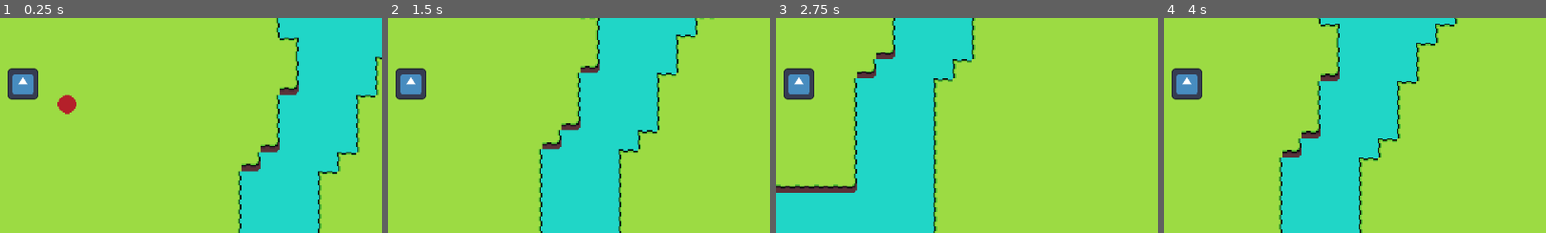
Above: before the commit, frames 1-4 (left to right).
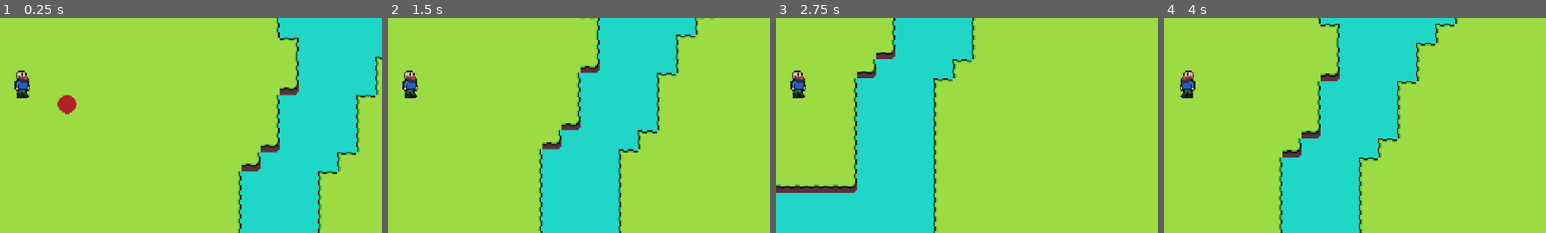
Above: after the commit, the same moments.

Repository: spsJakubSzydlowski/Evergrint
Game: Godot game, scene res://scenes/main.tscn
The game is run twice, just before and just after one commit, with the same random seed, the same clock (stepped at 60 frames per second) and the same inputs. The engine's default icon, where the game draws it, is replaced by a stand-in: a white triangle on a blue panel in a dark square.
Inputs (mouse positions are % of the whole screen's width and height, from its top left):
- Up to frame 1 (0.25 s): no input
- Up to frame 2 (1.5 s): tap Enter at 0.5 s; move the mouse to (72, 45) at 0.52 s; hold Right 0.53-1.28 s; tap A (a) at 0.6 s; click (72, 45) at 0.67 s; tap D (d) at 0.8, 1.35 s; move the mouse to (30, 55) at 1.27 s; hold Down from 1.28 s (still down)
- Up to frame 3 (2.75 s): tap S (s) at 1.55, 2.1 s; move the mouse to (60, 28) at 2.02 s; release Down at 2.03 s; hold Right from 2.03 s (still down); tap A (a) at 2.3 s
- Up to frame 4 (4 s): move the mouse to (45, 70) at 2.77 s; release Right at 2.78 s; hold Up 2.78-3.53 s; tap A (a) at 2.85 s; click (45, 70) at 2.92 s; tap D (d) at 3.05, 3.6 s; move the mouse to (80, 65) at 3.52 s; hold Left from 3.53 s (still down); tap S (s) at 3.8 s
The pictures show only the part of the screen within x 47-97%, y 35-85%; the shares and areas given below are measured in that part.

The runs differ from the first frame. In frame 1, 1.2% of the frame differs, in the area x 2-10%, y 23-39%; in frame 2, 1.2%; in frame 3, 1.2%; in frame 4, 1.2%.

Commit message:
Changed player sprite

Diff:
--- a/scenes/player.tscn
+++ b/scenes/player.tscn
@@ -1,19 +1,20 @@
 [gd_scene load_steps=4 format=3 uid="uid://c1qq7niewlp5"]
 
 [ext_resource type="Script" uid="uid://c0c4tt6r1hejr" path="res://scripts/player/player.gd" id="1_g2els"]
-[ext_resource type="Texture2D" uid="uid://b0156cslik3f1" path="res://icon.svg" id="2_qhqgy"]
+[ext_resource type="Texture2D" uid="uid://nuqvrepxlb7y" path="res://textures/player-texture.png" id="2_g2els"]
 
 [sub_resource type="RectangleShape2D" id="RectangleShape2D_ig7tw"]
-size = Vector2(22, 22)
+size = Vector2(11, 23)
 
 [node name="Player" type="CharacterBody2D" groups=["Player"]]
 script = ExtResource("1_g2els")
 
 [node name="Sprite2D" type="Sprite2D" parent="."]
-scale = Vector2(0.2, 0.2)
-texture = ExtResource("2_qhqgy")
+texture_filter = 1
+texture = ExtResource("2_g2els")
 
 [node name="CollisionShape2D" type="CollisionShape2D" parent="."]
+position = Vector2(-0.5, 0.5)
 shape = SubResource("RectangleShape2D_ig7tw")
 
 [node name="Camera2D" type="Camera2D" parent="."]
--- a/scripts/player/player.gd
+++ b/scripts/player/player.gd
@@ -1,6 +1,7 @@
 extends CharacterBody2D
 
 var SPEED : float = 100.0
+@onready var sprite: Sprite2D = $Sprite2D
 
 func _physics_process(_delta: float) -> void:
 	var direction := Input.get_vector("a", "d", "w", "s")
@@ -11,4 +12,9 @@
 		velocity.x = move_toward(velocity.x, 0, SPEED)
 		velocity.y = move_toward(velocity.y, 0, SPEED)
 
+	if direction.x < 0:
+		sprite.flip_h = true
+
+	if direction.x > 0:
+		sprite.flip_h = false
 	move_and_slide()
Binary file added: textures/player-texture.png
Not shown, added: textures/player-texture.png.import
